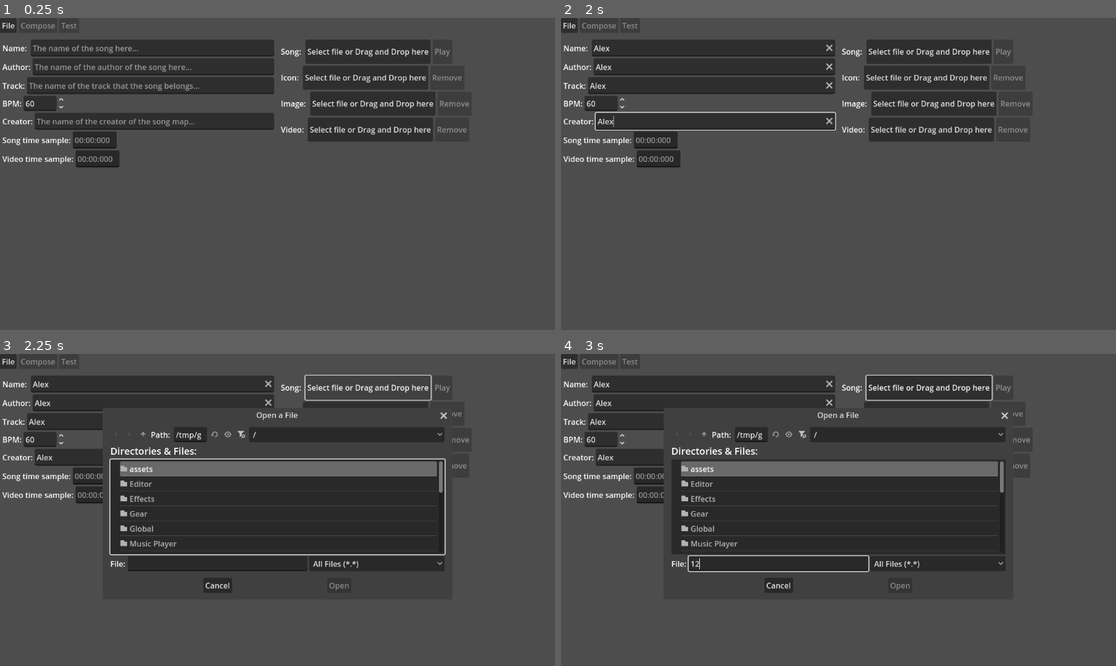
Above: before the commit, frames 1-4 (two rows, left to right).
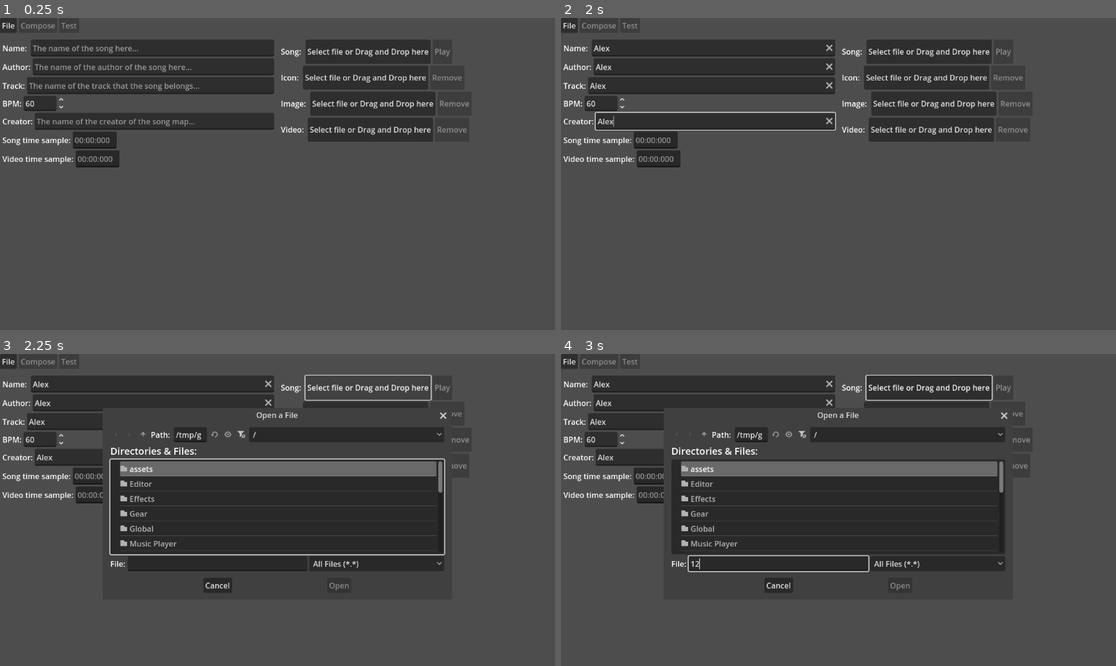
Above: after the commit, the same moments.

Repository: NothermanVEVO/June
Game: Godot game, scene res://Main.tscn
The game is run twice, just before and just after one commit, with the same random seed, the same clock (stepped at 60 frames per second) and the same inputs.
Inputs (mouse positions are in pixels of both pictures, inside the frame that each line leads up to):
- Up to frame 1 (0.25 s): no input
- Up to frame 2 (2 s): click (710, 49) at 0.52 s; type "Alex" at 0.6 s; click (716, 67) at 0.75 s; type "Alex" at 0.83 s; click (710, 86) at 0.98 s; type "Alex" at 1.07 s; click (716, 120) at 1.27 s; type "Alex" at 1.35 s
- Up to frame 3 (2.25 s): click "Select file or Drag and Drop …" at 2 s
- Up to frame 4 (3 s): click (777, 563) at 2.77 s; type "12" at 2.85 s

Frames 1-2 are identical in both runs. In frame 3, 0.1% of the frame differs, in the area x 78-82%, y 18-68%; in frame 4, less than 0.1%.

Commit message:
2025/09/08 - 004
- Added Copy method for the Transfer To.

Bug fix:
- Solved a bug that the notes would just disappear from the Gear when they reached the border.
- Solved a bug that the notes would be above the control nodes in the Editor Composer.

Diff:
--- a/beat-the-beat/Editor/Editor Composer.tscn
+++ b/beat-the-beat/Editor/Editor Composer.tscn
@@ -31,6 +31,7 @@
 script = ExtResource("1_g7rpo")
 
 [node name="MenuBar" type="FlowContainer" parent="."]
+z_index = 2
 custom_minimum_size = Vector2(0, 30)
 layout_mode = 2
 script = ExtResource("1_p8fip")
@@ -334,6 +335,7 @@
 mouse_default_cursor_shape = 10
 
 [node name="SoundBoard" type="FlowContainer" parent="."]
+z_index = 2
 clip_contents = true
 layout_mode = 2
 size_flags_vertical = 8
--- a/beat-the-beat/Editor/MenuBar/EditorMenuBar.gd
+++ b/beat-the-beat/Editor/MenuBar/EditorMenuBar.gd
@@ -300,6 +300,21 @@
 					_saved_song_maps.erase(s_map)
 					break
 			song_map.difficulty = _transfer_to_difficulty
+			load_song_map(song_map)
+
+		TransferToConfirmation.Choices.COPY:
+			_memory_save_song_map()
+
+			song_map.difficulty = _transfer_to_difficulty
+			for s_map in _saved_song_maps:
+				if s_map.difficulty == _transfer_to_difficulty:
+					s_map.copy_song_map(song_map)
+					_transfer_to_confirmation.visible = false
+					_game_changed()
+					load_song_map(s_map)
+					return
+			_game_changed()
+			_saved_song_maps.append(song_map)
 			load_song_map(song_map)
 
 	_transfer_to_confirmation.visible = false
--- a/beat-the-beat/Editor/TransferToConfirmation.gd
+++ b/beat-the-beat/Editor/TransferToConfirmation.gd
@@ -2,7 +2,7 @@
 
 class_name TransferToConfirmation
 
-enum Choices{REPLACE = 0, CHANGE = 1, CANCEL = 2}
+enum Choices{REPLACE = 0, CHANGE = 1, COPY = 2, CANCEL = 3}
 
 var difficulty_left : String = ""
 var difficulty_right : String = ""
@@ -27,5 +27,8 @@
 func _on_change_pressed() -> void:
 	choice_made.emit(Choices.CHANGE)
 
+func _on_copy_pressed() -> void:
+	choice_made.emit(Choices.COPY)
+
 func _on_cancel_pressed() -> void:
 	choice_made.emit(Choices.CANCEL)
--- a/beat-the-beat/Editor/TransferToConfirmation.tscn
+++ b/beat-the-beat/Editor/TransferToConfirmation.tscn
@@ -57,6 +57,14 @@
 mouse_default_cursor_shape = 2
 text = "Change"
 
+[node name="Copy" type="Button" parent="MarginContainer/VBoxContainer/HBoxContainer"]
+layout_mode = 2
+text = "Copy"
+
+[node name="PanelContainer" type="MarginContainer" parent="MarginContainer/VBoxContainer/HBoxContainer"]
+custom_minimum_size = Vector2(50, 0)
+layout_mode = 2
+
 [node name="Cancel" type="Button" parent="MarginContainer/VBoxContainer/HBoxContainer"]
 layout_mode = 2
 size_flags_horizontal = 10
@@ -65,4 +73,5 @@
 
 [connection signal="pressed" from="MarginContainer/VBoxContainer/HBoxContainer/Replace" to="." method="_on_replace_pressed"]
 [connection signal="pressed" from="MarginContainer/VBoxContainer/HBoxContainer/Change" to="." method="_on_change_pressed"]
+[connection signal="pressed" from="MarginContainer/VBoxContainer/HBoxContainer/Copy" to="." method="_on_copy_pressed"]
 [connection signal="pressed" from="MarginContainer/VBoxContainer/HBoxContainer/Cancel" to="." method="_on_cancel_pressed"]
--- a/beat-the-beat/Gear/Note Holder/NoteHolder.gd
+++ b/beat-the-beat/Gear/Note Holder/NoteHolder.gd
@@ -59,7 +59,9 @@
 
 	var time : float = Song.get_time()
 
-	var notes := get_notes(time, time + Gear.MAX_TIME_Y())
+	var note_size_time = get_time_pos_y(Note.height / 2, Gear.get_max_size_y() + Note.height / 2, Note.height + Note.height / 2, 0, Gear.MAX_TIME_Y())
+
+	var notes := get_notes(time - note_size_time, time + Gear.MAX_TIME_Y() + note_size_time / 2)
 
 	for note in _last_visible_notes:
 		if not note in notes:
@@ -70,13 +72,20 @@
 		note.position.x = -width / 2
 		note.position.y = -get_local_pos_y_correct(Note.height / 2, Gear.get_max_size_y() + Note.height / 2, note.get_time(), time, time + Gear.MAX_TIME_Y())
 
-		if note is HoldNote and note.get_time() < time:
+		if note.get_time() < time:
 			var p_time = note.get_time() + (time - note.get_time())
 			var difference = -get_local_pos_y_correct(0, Gear.get_max_size_y(), p_time, note.get_time(), note.get_time() + Gear.MAX_TIME_Y())
 			while p_time - Gear.MAX_TIME_Y() > 0.0:
 				p_time -= Gear.MAX_TIME_Y()
 				difference -= get_local_pos_y_correct(0, Gear.get_max_size_y(), p_time, note.get_time(), note.get_time() + Gear.MAX_TIME_Y())
 			note.position.y -= difference
+		elif note.get_time() > time + Gear.MAX_TIME_Y():
+			var p_time = note.get_time() - (time + Gear.MAX_TIME_Y())
+			var difference = -get_local_pos_y_correct(0, Gear.get_max_size_y(), p_time, 0, Gear.MAX_TIME_Y())
+			while p_time > Gear.MAX_TIME_Y():
+				p_time -= Gear.MAX_TIME_Y()
+				difference -= get_local_pos_y_correct(0, Gear.get_max_size_y(), p_time, 0, Gear.MAX_TIME_Y())
+			note.position.y += difference
 
 	_last_visible_notes = notes
 
